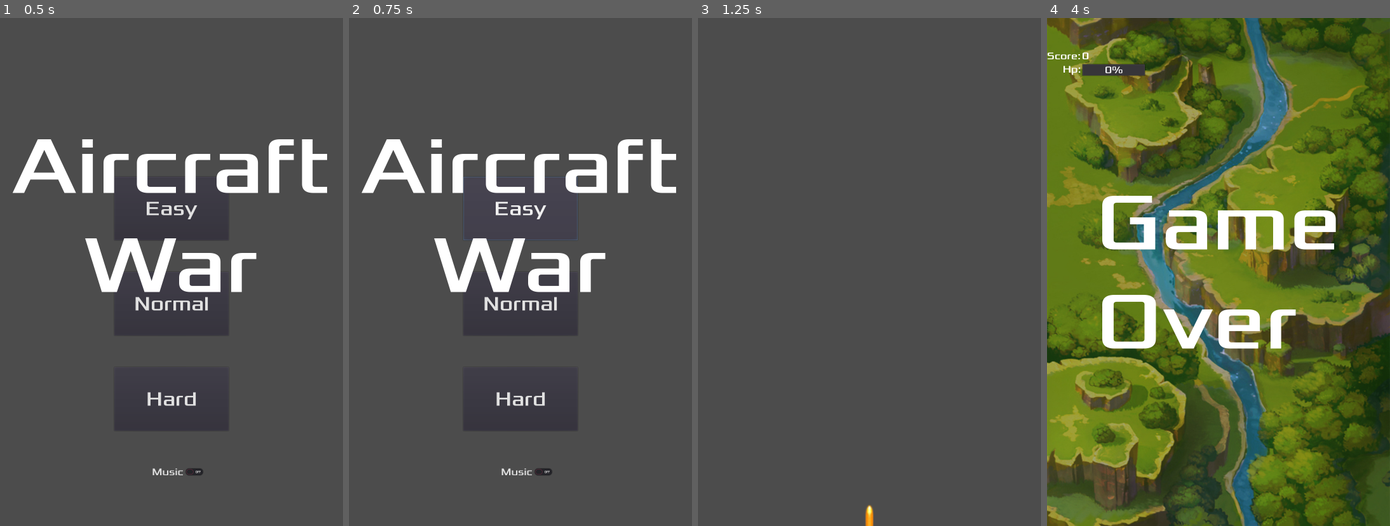
Above: before the commit, frames 1-4 (left to right).
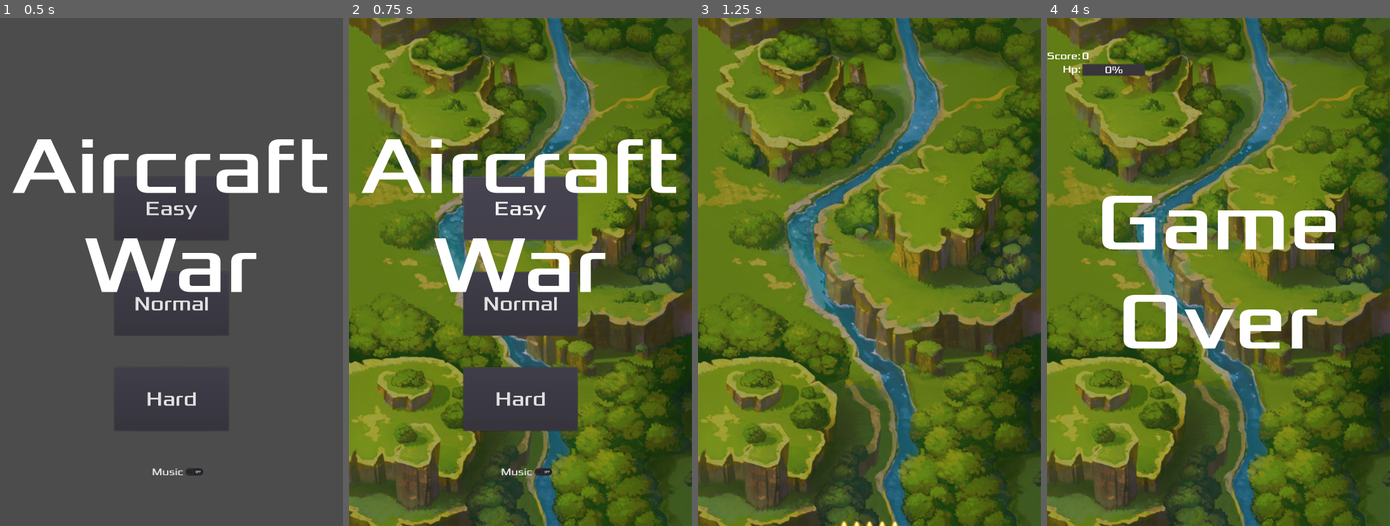
Above: after the commit, the same moments.

Repository: huang-feiyu/AircraftWar
Game: Godot game, scene res://src/Main.tscn
Two runs of this game, one before a commit and one after it. Both use one fixed random seed, a clock stepped at 60 frames per second and the inputs below. Sound files missing from this copy of the repository are replaced by a short silence.
Inputs (mouse positions are in pixels of both pictures, inside the frame that each line leads up to):
- Up to frame 1 (0.5 s): no input
- Up to frame 2 (0.75 s): click "Easy" at 0.5 s
- Up to frame 3 (1.25 s): no input
- Up to frame 4 (4 s): move the mouse to (1293, 246) at 1.27 s; click (1293, 246) at 1.42 s; drag from (1149, 297) to (1218, 454) at 2.02 s; move the mouse to (1252, 160) at 2.77 s; click (1252, 160) at 2.92 s; drag from (1201, 373) to (1115, 195) at 3.52 s

Frame 1 is identical in both runs. In frame 2, 82% of the frame differs, in the area x 0-100%, y 0-100%; in frame 3, 99%; in frame 4, 2.9%.

Commit message:
fix bugs, ready to implement rank list

Diff:
--- a/src/characters/bullets/BulletStrategy.gd
+++ b/src/characters/bullets/BulletStrategy.gd
@@ -1,10 +1,8 @@
 extends Node
 
+# nothing done here
 func straight(bullets):
-	var prev = bullets[bullets.size() / 2]
-	for bullet in bullets:
-		bullet.position = Vector2(prev.position.x, prev.position.y - 10)
-		prev = bullet
+	bullets = bullets
 
 # nothing done here
 func scattering(bullets):
--- a/src/characters/enemies/Boss.gd
+++ b/src/characters/enemies/Boss.gd
@@ -29,7 +29,10 @@
 		get_parent().add_child(bullet)
 		bullets.append(bullet)
 	# strategy
-	$BulletStrategy.scattering(bullets)
+	if randi() % 2 == 1:
+		$BulletStrategy.scattering(bullets)
+	else:
+		$BulletStrategy.straight(bullets)
 
 # crash detection
 func _on_Boss_area_entered(area:Area2D):
--- a/src/models/game/Game.gd
+++ b/src/models/game/Game.gd
@@ -48,8 +48,6 @@
 
 # wait 1 seconds for the game to start
 func _on_StartTimer_timeout():
-	$BgImg.texture = load(GameManager.bg_img)
-	$BgImg.rect_scale = Vector2(screen_size.x / 512, screen_size.y / 768)
 	$PlayHUD.start_game()
 	$EnemyTimer.start()
 
@@ -76,6 +74,8 @@
 	else:
 		$BgmSound.stop()
 	$Hero.start($StartPosition.position)
+	$BgImg.texture = load(GameManager.bg_img)
+	$BgImg.rect_scale = Vector2(screen_size.x / 512, screen_size.y / 768)
 
 # end the game
 func game_over():
--- a/src/models/ui/MessageHUD.tscn
+++ b/src/models/ui/MessageHUD.tscn
@@ -78,6 +78,7 @@
 custom_fonts/font = SubResource( 3 )
 text = "Game
 Over"
+align = 1
 
 [node name="MusicCheck" type="CheckButton" parent="."]
 anchor_left = 0.5
